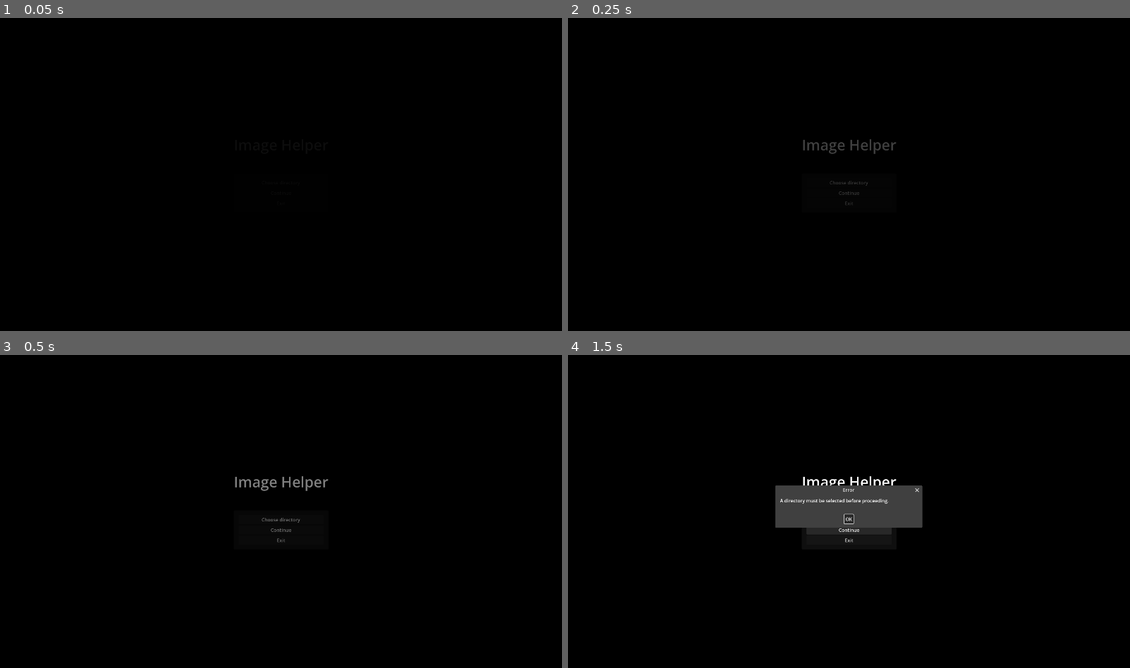
Above: before the commit, frames 1-4 (two rows, left to right).
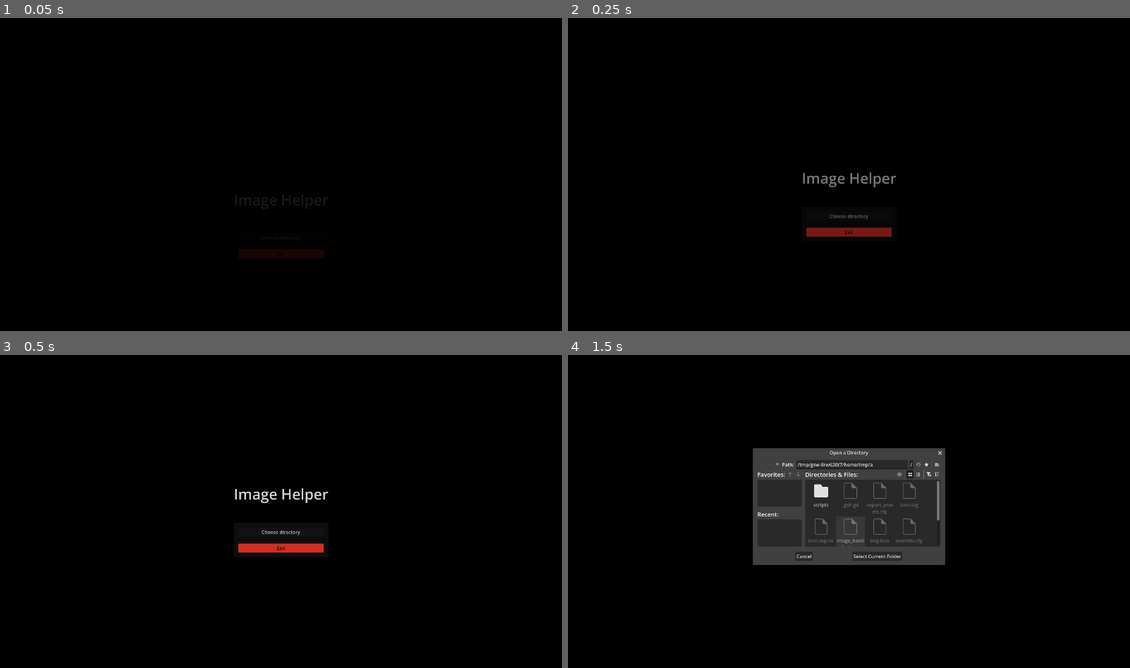
Above: after the commit, the same moments.

Repository: JanWack/PhotoHelperForMyMom
Game: Godot game, scene res://root.tscn
The game is run twice, just before and just after one commit, with the same random seed, the same clock (stepped at 60 frames per second) and the same inputs.
Inputs (mouse positions are in pixels of both pictures, inside the frame that each line leads up to):
- Up to frame 1 (0.05 s): no input
- Up to frame 2 (0.25 s): no input
- Up to frame 3 (0.5 s): no input
- Up to frame 4 (1.5 s): click (849, 530) at 0.5 s, where only the run before the commit has a clickable "Continue"; click (849, 530) at 1.25 s, where only the run before the commit has a clickable "Continue"

The runs differ from the first frame. In frame 1, 0.4% of the frame differs, in the area x 42-58%, y 73-77%; in frame 2, 1.0%; in frame 3, 1.1%; in frame 4, 9.2%, in the area x 32-68%, y 29-68%.

Commit message:
Some minor changes. And, you can now quit the application while images are loading without it freezing until the loader thread is done.

Diff:
--- a/GodotProject/image_handler.tscn
+++ b/GodotProject/image_handler.tscn
@@ -1,6 +1,7 @@
 [gd_scene format=3 uid="uid://dlpxqtbgq11pt"]
 
 [ext_resource type="Script" uid="uid://cl8usnafvldjh" path="res://scripts/image_handler.gd" id="1_ru1wp"]
+[ext_resource type="StyleBox" uid="uid://dwineisix0ud8" path="res://scary_btn.tres" id="2_qr4vf"]
 
 [sub_resource type="StyleBoxFlat" id="StyleBoxFlat_qr4vf"]
 bg_color = Color(0, 1, 0, 1)
@@ -20,6 +21,17 @@
 corner_radius_bottom_right = 3
 corner_radius_bottom_left = 3
 corner_detail = 5
+
+[sub_resource type="StyleBoxFlat" id="StyleBoxFlat_avmvs"]
+content_margin_left = 4.0
+content_margin_top = 4.0
+content_margin_right = 4.0
+content_margin_bottom = 4.0
+bg_color = Color(0, 1, 0, 1)
+corner_radius_top_left = 3
+corner_radius_top_right = 3
+corner_radius_bottom_right = 3
+corner_radius_bottom_left = 3
 
 [node name="ImageHandler" type="Node" unique_id=1394452686 node_paths=PackedStringArray("input_images", "keep_list", "p …(248 unchanged characters)…
 script = ExtResource("1_ru1wp")
@@ -180,10 +192,14 @@
 
 [node name="Discard" type="Button" parent="Control/MarginContainer/VBoxContainer/HBoxContainer/VBoxContainer/HBoxContainer" unique_id=1926249630]
 layout_mode = 2
+theme_override_colors/font_color = Color(0, 0, 0, 1)
+theme_override_styles/normal = ExtResource("2_qr4vf")
 text = " Discard "
 
 [node name="Keep" type="Button" parent="Control/MarginContainer/VBoxContainer/HBoxContainer/VBoxContainer/HBoxContainer" unique_id=574075262]
 layout_mode = 2
+theme_override_colors/font_color = Color(0, 0, 0, 1)
+theme_override_styles/normal = SubResource("StyleBoxFlat_avmvs")
 text = " Keep "
 
 [node name="Revert" type="Button" parent="Control/MarginContainer/VBoxContainer/HBoxContainer/VBoxContainer/HBoxContainer" unique_id=430847763]
--- a/GodotProject/project.godot
+++ b/GodotProject/project.godot
@@ -26,6 +26,8 @@
 
 window/size/viewport_width=1920
 window/size/viewport_height=1080
+window/size/mode=2
+window/size/resizable=false
 
 [physics]
 
--- a/GodotProject/root.tscn
+++ b/GodotProject/root.tscn
@@ -1,6 +1,7 @@
 [gd_scene format=3 uid="uid://s605fxgbwhn7"]
 
 [ext_resource type="Script" uid="uid://btp8sovudj0jx" path="res://scripts/root.gd" id="1_pq8q7"]
+[ext_resource type="StyleBox" uid="uid://dwineisix0ud8" path="res://scary_btn.tres" id="2_pyidc"]
 
 [node name="Root" type="Node" unique_id=458700738 node_paths=PackedStringArray("file_dialog", "accept_dialog", "choose_in_dir", "ui")]
 script = ExtResource("1_pq8q7")
@@ -8,6 +9,14 @@
 accept_dialog = NodePath("AcceptDialog")
 choose_in_dir = NodePath("UI/VBoxContainer/PanelContainer/MarginContainer/VBoxContainer/ChooseInDir")
 ui = NodePath("UI")
+
+[node name="ColorRect" type="ColorRect" parent="." unique_id=737075078]
+anchors_preset = 15
+anchor_right = 1.0
+anchor_bottom = 1.0
+grow_horizontal = 2
+grow_vertical = 2
+color = Color(0, 0, 0, 1)
 
 [node name="UI" type="Control" parent="." unique_id=252139512]
 modulate = Color(0, 0, 0, 1)
@@ -17,15 +26,6 @@
 anchor_bottom = 1.0
 grow_horizontal = 2
 grow_vertical = 2
-
-[node name="ColorRect" type="ColorRect" parent="UI" unique_id=737075078]
-layout_mode = 1
-anchors_preset = 15
-anchor_right = 1.0
-anchor_bottom = 1.0
-grow_horizontal = 2
-grow_vertical = 2
-color = Color(0, 0, 0, 1)
 
 [node name="VBoxContainer" type="VBoxContainer" parent="UI" unique_id=1677536138]
 layout_mode = 1
@@ -66,12 +66,14 @@
 size_flags_horizontal = 3
 text = "Choose directory"
 
-[node name="Button" type="Button" parent="UI/VBoxContainer/PanelContainer/MarginContainer/VBoxContainer" unique_id=793761403]
+[node name="MarginContainer" type="MarginContainer" parent="UI/VBoxContainer/PanelContainer/MarginContainer/VBoxContainer" unique_id=1260951505]
 layout_mode = 2
-text = "Continue"
+theme_override_constants/margin_top = 16
 
 [node name="exit" type="Button" parent="UI/VBoxContainer/PanelContainer/MarginContainer/VBoxContainer" unique_id=121108739]
 layout_mode = 2
+theme_override_colors/font_color = Color(0, 0, 0, 1)
+theme_override_styles/normal = ExtResource("2_pyidc")
 text = "Exit"
 
 [node name="FileDialog" type="FileDialog" parent="." unique_id=608531785]
@@ -91,5 +93,4 @@
 dialog_autowrap = true
 
 [connection signal="pressed" from="UI/VBoxContainer/PanelContainer/MarginContainer/VBoxContainer/ChooseInDir" to="." method="_on_choose_dir_pressed"]
-[connection signal="pressed" from="UI/VBoxContainer/PanelContainer/MarginContainer/VBoxContainer/Button" to="." method="_on_button_pressed"]
 [connection signal="pressed" from="UI/VBoxContainer/PanelContainer/MarginContainer/VBoxContainer/exit" to="." method="_on_exit_pressed"]
--- /dev/null
+++ b/GodotProject/scary_btn.tres
@@ -0,0 +1,12 @@
+[gd_resource type="StyleBoxFlat" format=3 uid="uid://dwineisix0ud8"]
+
+[resource]
+content_margin_left = 4.0
+content_margin_top = 4.0
+content_margin_right = 4.0
+content_margin_bottom = 4.0
+bg_color = Color(1, 0.21268043, 0.15969583, 1)
+corner_radius_top_left = 3
+corner_radius_top_right = 3
+corner_radius_bottom_right = 3
+corner_radius_bottom_left = 3
--- a/GodotProject/scripts/image_handler.gd
+++ b/GodotProject/scripts/image_handler.gd
@@ -56,6 +56,12 @@
 		return current_img
 
 
+func _notification(what: int) -> void:
+	if what == NOTIFICATION_WM_CLOSE_REQUEST:
+		if custom_thread.is_alive():
+			custom_thread.stop()
+
+
 func _exit_tree() -> void:
 	if custom_thread.is_started():
 		custom_thread.wait_to_finish()
--- a/GodotProject/scripts/root.gd
+++ b/GodotProject/scripts/root.gd
@@ -10,25 +10,25 @@
 func _ready() -> void:
 	file_dialog.dir_selected.connect(
 		func(n: String):
-			Global.in_dir_name = n
-			choose_in_dir.text = n
+			if n != "":
+				Global.in_dir_name = n
+				choose_in_dir.text = n
+				var next_scene: PackedScene = load("res://image_handler.tscn")
+				get_tree().change_scene_to_packed(next_scene)
+			else:
+				accept_dialog.popup()
 	)
 
+	ui.position.y += 200
 	var tween: Tween = get_tree().create_tween()
-	tween.tween_property(ui, "modulate", Color.WHITE, 1.0).set_ease(Tween.EASE_OUT)
+	tween.set_parallel(true)
+	tween.tween_property(ui, "modulate", Color.WHITE, 0.8).set_trans(Tween.TRANS_SINE).set_ease(Tween.EASE_OUT)
+	tween.tween_property(ui, "position", Vector2(0.0, 0.0), 0.8).set_trans(Tween.TRANS_SINE).set_ease(Tween.EASE_OUT)
 
 
 func _on_choose_dir_pressed() -> void:
 	file_dialog.popup()
 
 
-func _on_button_pressed() -> void:
-	if Global.in_dir_name != "":
-		var next_scene: PackedScene = load("res://image_handler.tscn")
-		get_tree().change_scene_to_packed(next_scene)
-	else:
-		accept_dialog.popup()
-
-
 func _on_exit_pressed() -> void:
 	get_tree().quit()
